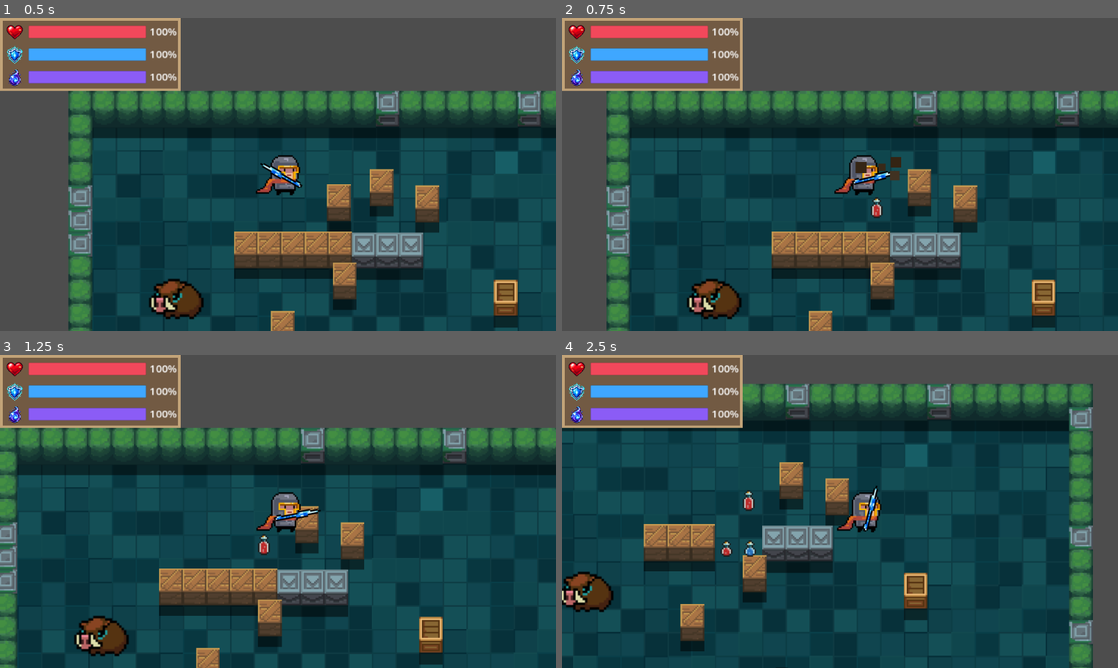
Above: before the commit, frames 1-4 (two rows, left to right).
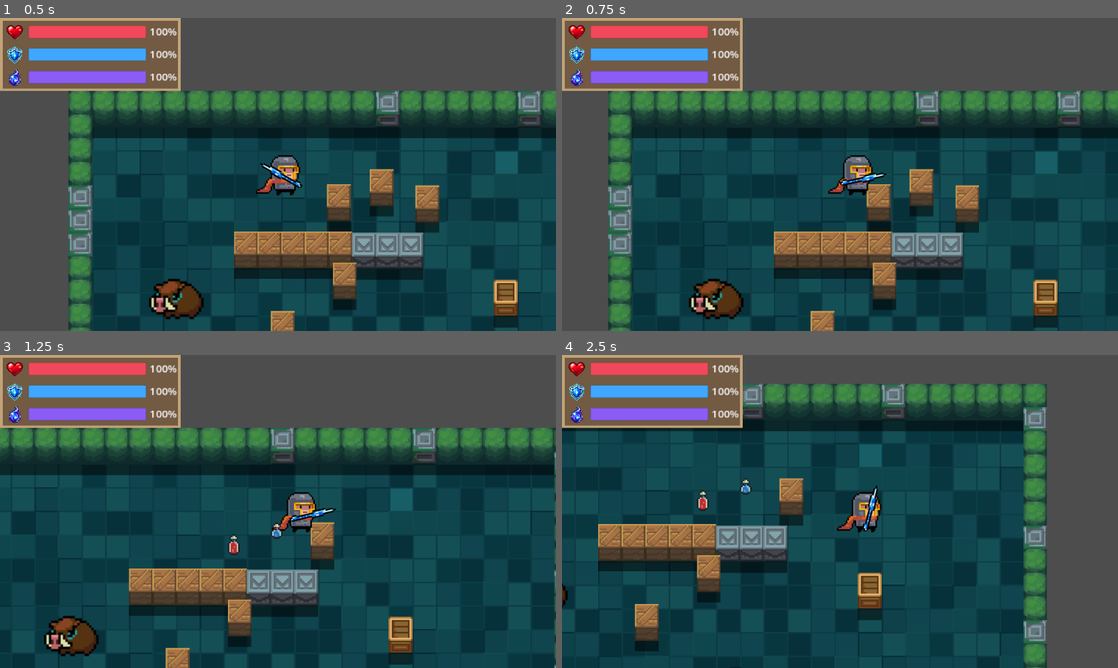
Above: after the commit, the same moments.

Repository: howtokys/eternal-sparks
Game: Godot game, scene res://scenes/First_Room.tscn
Two runs of this game, one before a commit and one after it. Both use one fixed random seed, a clock stepped at 60 frames per second and the inputs below.
Inputs (mouse positions are in pixels of both pictures, inside the frame that each line leads up to):
- Up to frame 1 (0.5 s): no input
- Up to frame 2 (0.75 s): tap Enter at 0.5 s; move the mouse to (962, 158) at 0.52 s; press the mouse at (962, 158) at 0.53 s; hold D (move_right) from 0.53 s (still down)
- Up to frame 3 (1.25 s): keep holding D (move_right)
- Up to frame 4 (2.5 s): move the mouse to (728, 527) at 1.27 s; release D (move_right) at 1.28 s; release the mouse at (728, 527) at 1.28 s; hold S (move_down) 1.28-2.03 s; tap E (interact) at 1.35 s; click (728, 527) at 1.55 s; move the mouse to (895, 442) at 2.02 s; press the mouse at (895, 442) at 2.03 s; hold D (move_right) from 2.03 s (still down)

Frame 1 is identical in both runs. In frame 2, 6.4% of the frame differs, in the area x 8-99%, y 23-100%; in frame 3, 21%; in frame 4, 28%, in the area x 0-96%, y 9-100%.

Commit message:
feat: implement melee attack cycle with windup and recovery phases for weapons

Diff:
--- a/scripts/gun.gd
+++ b/scripts/gun.gd
@@ -13,6 +13,17 @@
 var poke_position_offset: float = 0.0
 var attack_in_progress: bool = false
 var attack_facing_sign: float = 1.0
+var attack_elapsed: float = 0.0
+var buffered_attack: bool = false
+
+enum AttackPhase {
+	IDLE,
+	WINDUP,
+	STRIKE,
+	RECOVERY,
+}
+
+var attack_phase: AttackPhase = AttackPhase.IDLE
 
 func _ready() -> void:
 	if data == null:
@@ -61,20 +72,32 @@
 	else:
 		flip_v = false
 
+	_update_attack_cycle(delta)
 	rotation += swing_rotation_offset
 	position = base_position + Vector2.RIGHT.rotated(rotation) * poke_position_offset
 
 func shoot() -> void:
-	if data == null or cooldown_remaining > 0.0:
+	if data == null:
+		return
+
+	if data.kind == WeaponData.WeaponKind.MELEE:
+		if attack_in_progress:
+			if attack_phase == AttackPhase.RECOVERY:
+				var recovery_remaining := data.attack_cycle_duration() - attack_elapsed
+				if recovery_remaining <= 0.15:
+					buffered_attack = true
+			return
+
+		if player.use_mana(data.mana_cost):
+			_start_melee_attack()
+		return
+
+	if cooldown_remaining > 0.0:
 		return
 
 	if player.use_mana(data.mana_cost):
 		if data.fire_rate > 0.0:
 			cooldown_remaining = 1.0 / data.fire_rate
-
-		if data.kind == WeaponData.WeaponKind.MELEE:
-			_swing()
-			return
 
 		var base_direction := (get_global_mouse_position() - marker_2d.global_position).normalized()
 		var pellet_count := maxi(data.pellet_count, 1)
@@ -92,42 +115,120 @@
 			new_bullet.rotation = direction.angle()
 			get_tree().current_scene.add_child(new_bullet)
 
-func _swing() -> void:
+func _start_melee_attack() -> void:
 	if attack_in_progress or not is_instance_valid(attack_hitbox):
 		return
 
 	attack_in_progress = true
-	swing_rotation_offset = 0.0
-	poke_position_offset = 0.0
+	buffered_attack = false
+	attack_elapsed = 0.0
+	attack_phase = AttackPhase.WINDUP
 	attack_facing_sign = -1.0 if flip_v else 1.0
-	var duration := maxf(data.anim_duration, 0.01)
-	var tween := create_tween()
-	tween.tween_method(_set_attack_progress, 0.0, 1.0, duration)
-
-	var hitbox_duration := minf(0.1, duration)
-	var hitbox_start_delay := (duration - hitbox_duration) * 0.5
-	if hitbox_start_delay > 0.0:
-		await get_tree().create_timer(hitbox_start_delay).timeout
-	if not is_instance_valid(attack_hitbox):
-		attack_in_progress = false
-		return
-	attack_hitbox.collision_layer = 1
-	attack_hitbox.monitoring = true
-	await get_tree().create_timer(hitbox_duration).timeout
-	if is_instance_valid(attack_hitbox):
+	attack_hitbox.collision_layer = 0
+	attack_hitbox.monitoring = false
+
+func _update_attack_cycle(delta: float) -> void:
+	if not attack_in_progress or data == null:
+		return
+
+	attack_elapsed += delta
+	var windup_duration := data.windup_duration
+	var strike_duration := data.anim_duration
+	var recovery_duration := data.recovery_duration
+	var cycle_duration := data.attack_cycle_duration()
+
+	if attack_elapsed >= cycle_duration:
+		_finish_melee_attack()
+		return
+
+	if attack_elapsed < windup_duration:
+		attack_phase = AttackPhase.WINDUP
+		_set_windup_progress(attack_elapsed / windup_duration)
+	elif attack_elapsed < windup_duration + strike_duration:
+		attack_phase = AttackPhase.STRIKE
+		var strike_progress := (attack_elapsed - windup_duration) / strike_duration
+		_set_strike_progress(strike_progress)
+	else:
+		attack_phase = AttackPhase.RECOVERY
+		var recovery_progress := (
+			attack_elapsed - windup_duration - strike_duration
+		) / recovery_duration
+		_set_recovery_progress(recovery_progress)
+
+	var strike_elapsed := attack_elapsed - windup_duration
+	var hitbox_start := minf(0.025, strike_duration * 0.2)
+	var hitbox_end := minf(strike_duration - 0.025, hitbox_start + 0.1)
+	var should_enable_hitbox := (
+		strike_elapsed >= hitbox_start
+		and strike_elapsed < hitbox_end
+	)
+	if should_enable_hitbox and attack_phase == AttackPhase.STRIKE:
+		attack_hitbox.collision_layer = 1
+		attack_hitbox.monitoring = true
+	else:
 		attack_hitbox.collision_layer = 0
 		attack_hitbox.monitoring = false
-	var remaining_duration := duration - hitbox_start_delay - hitbox_duration
-	if remaining_duration > 0.0:
-		await get_tree().create_timer(remaining_duration).timeout
+
+func _set_windup_progress(progress: float) -> void:
+	var eased_progress := _ease_in_out(clampf(progress, 0.0, 1.0))
+	if data.attack_anim == WeaponData.AttackAnim.POKE:
+		poke_position_offset = -data.poke_distance * 0.35 * eased_progress
+		swing_rotation_offset = 0.0
+		return
+
+	swing_rotation_offset = (
+		-deg_to_rad(data.swing_angle_degrees)
+		* attack_facing_sign
+		* 0.35
+		* eased_progress
+	)
+	poke_position_offset = 0.0
+
+func _set_strike_progress(progress: float) -> void:
+	var eased_progress := _ease_in_out(clampf(progress, 0.0, 1.0))
+	var strike_offset: float
+	if eased_progress <= 0.5:
+		strike_offset = lerpf(-0.35, 1.0, eased_progress * 2.0)
+	else:
+		strike_offset = lerpf(1.0, 0.35, (eased_progress - 0.5) * 2.0)
+	if data.attack_anim == WeaponData.AttackAnim.POKE:
+		poke_position_offset = data.poke_distance * strike_offset
+		swing_rotation_offset = 0.0
+		return
+
+	swing_rotation_offset = (
+		deg_to_rad(data.swing_angle_degrees)
+		* attack_facing_sign
+		* strike_offset
+	)
+	poke_position_offset = 0.0
+
+func _set_recovery_progress(progress: float) -> void:
+	var eased_progress := _ease_in_out(clampf(progress, 0.0, 1.0))
+	var recovery_offset := 0.35 * (1.0 - eased_progress)
+	if data.attack_anim == WeaponData.AttackAnim.POKE:
+		poke_position_offset = data.poke_distance * recovery_offset
+		swing_rotation_offset = 0.0
+		return
+
+	swing_rotation_offset = (
+		deg_to_rad(data.swing_angle_degrees)
+		* attack_facing_sign
+		* recovery_offset
+	)
+	poke_position_offset = 0.0
+
+func _finish_melee_attack() -> void:
+	attack_in_progress = false
+	attack_phase = AttackPhase.IDLE
+	attack_elapsed = 0.0
 	swing_rotation_offset = 0.0
 	poke_position_offset = 0.0
-	attack_in_progress = false
-
-func _set_attack_progress(progress: float) -> void:
-	var motion_progress := progress * 2.0 if progress <= 0.5 else (1.0 - progress) * 2.0
-	if data.attack_anim == WeaponData.AttackAnim.POKE:
-		poke_position_offset = data.poke_distance * motion_progress
-		return
-
-	swing_rotation_offset = deg_to_rad(data.swing_angle_degrees) * attack_facing_sign * motion_progress
+	attack_hitbox.collision_layer = 0
+	attack_hitbox.monitoring = false
+	if buffered_attack:
+		buffered_attack = false
+		shoot()
+
+func _ease_in_out(progress: float) -> float:
+	return progress * progress * (3.0 - 2.0 * progress)
--- a/scripts/weapons/data/battle_axe.tres
+++ b/scripts/weapons/data/battle_axe.tres
@@ -18,3 +18,5 @@
 hitbox_offset = Vector2(16, 0)
 hitbox_size = Vector2(22, 12)
 anim_duration = 0.15
+windup_duration = 0.3
+recovery_duration = 0.383
--- a/scripts/weapons/data/long_katana.tres
+++ b/scripts/weapons/data/long_katana.tres
@@ -27,3 +27,5 @@
 hitbox_size = Vector2(20, 12)
 attack_anim = 0
 anim_duration = 0.15
+windup_duration = 0.1
+recovery_duration = 0.15
--- a/scripts/weapons/data/spear.tres
+++ b/scripts/weapons/data/spear.tres
@@ -19,3 +19,5 @@
 hitbox_radius = 7.0
 attack_anim = 1
 anim_duration = 0.15
+windup_duration = 0.2
+recovery_duration = 0.317
--- a/scripts/weapons/data/war_hammer.tres
+++ b/scripts/weapons/data/war_hammer.tres
@@ -19,3 +19,5 @@
 hitbox_offset = Vector2(22, 0)
 hitbox_radius = 14.0
 anim_duration = 0.15
+windup_duration = 0.5
+recovery_duration = 0.6
--- a/scripts/weapons/weapon_data.gd
+++ b/scripts/weapons/weapon_data.gd
@@ -36,3 +36,8 @@
 @export var swing_angle_degrees: float = 100.0
 @export var anim_duration: float = 0.15
 @export var poke_distance: float = 12.0
+@export var windup_duration: float = 0.0
+@export var recovery_duration: float = 0.0
+
+func attack_cycle_duration() -> float:
+	return windup_duration + anim_duration + recovery_duration
